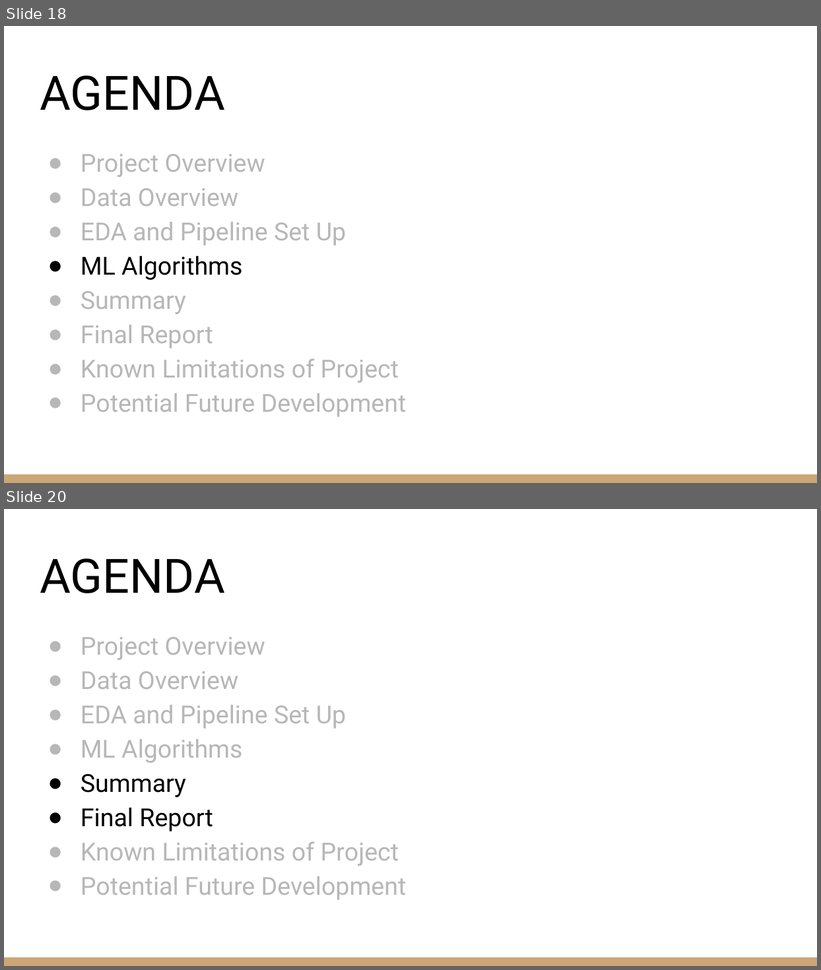
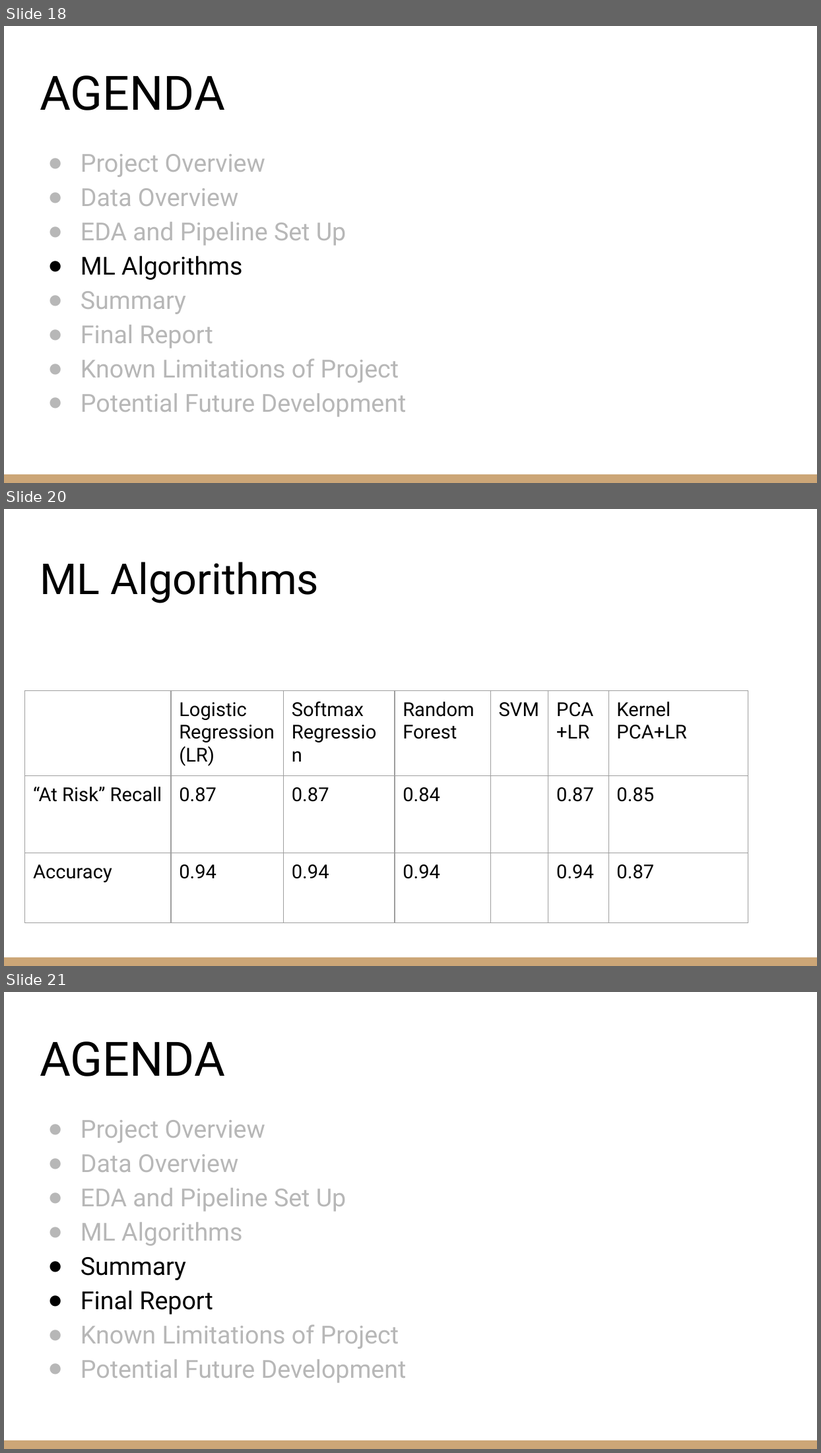
Before and after one commit to zachcarlson/HeartAttackPredictor, a slide deck: documents/DSCI 631 Final Project Presentation.pptx. Shown one above the other, each under a label of ours: slides 18 and 20 before the commit, slides 18, 20 and 21 after it; the slides between them are not shown. The pictures are 821x970 and 821x1453 pixels, drawn with LibreOffice and Linux fonts; fonts in the diff are those of the drawing. Boxes give left, top, right and bottom in pixels: in the first picture for what was removed or moved away, otherwise in the second. Text is boxed around its words. In the diff, an @@ line names an element or a change of style, - is before the commit and + after.

```diff
--- a/documents/DSCI 631 Final Project Presentation.pptx
+++ b/documents/DSCI 631 Final Project Presentation.pptx
@@ slide 20 added at box(4, 509, 817, 966), background #FFFFFF; not listed: 1 template element that a slide beside it also shows @@
@@ title added at box(40, 562, 319, 603), 37.8 pt, text #000000 @@
+ML Algorithms
@@ table added at box(25, 691, 749, 957), 3 rows, 7 columns @@
+ | Logistic / Regression (LR) | Softmax / Regression | Random / Forest | SVM | PCA+LR | Kernel PCA+LR
+“At Risk” Recall | 0.87 | 0.87 | 0.84 |  | 0.87 | 0.85
+Accuracy | 0.94 | 0.94 | 0.94 |  | 0.94 | 0.87
@@ what was slide 20 is now slide 21 @@
```
Also in this commit, not shown: 4 slides changed, 1 other slide added, 1 slide removed, 3 other files.
